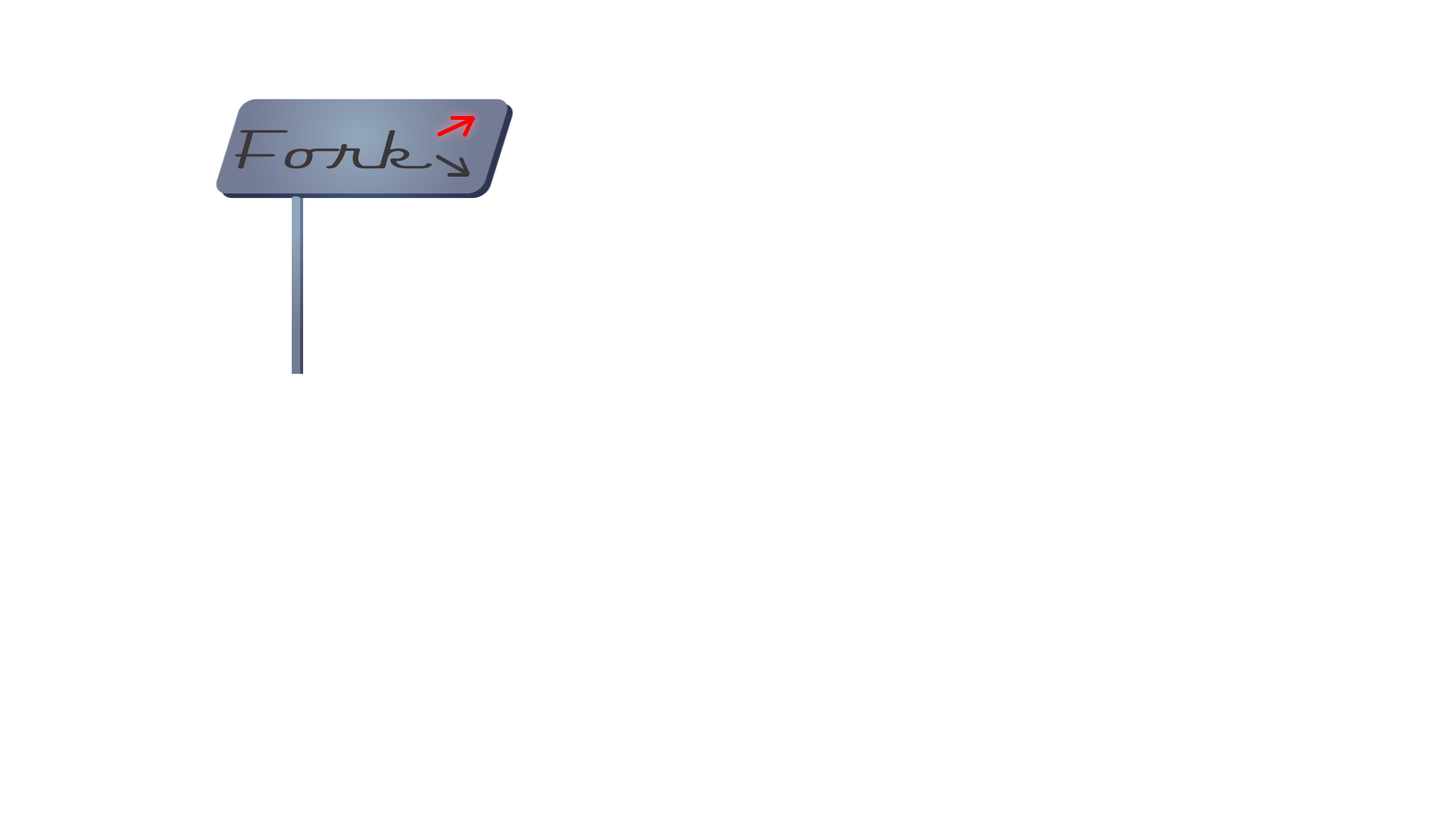
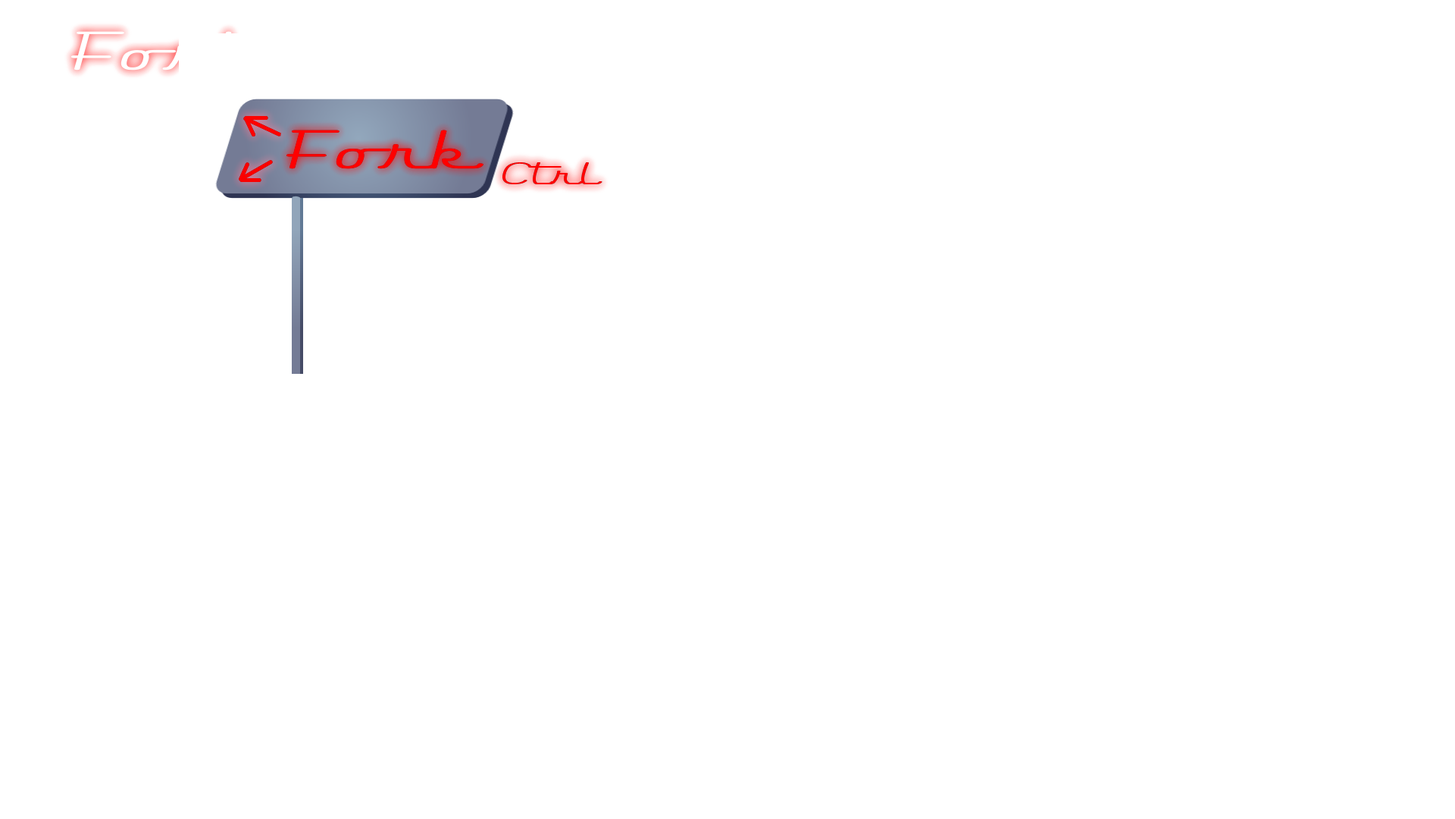
Layers edited between the first and the second 1455x819 image:
painted on "up arrow red" over bbox(231, 107, 534, 193)
moved "up arrow gray" above "down arrow red", painted on it over bbox(231, 107, 534, 193)
showed "down arrow red", painted on it over bbox(231, 107, 534, 193)
painted on "down arrow gray" over bbox(231, 107, 534, 193)
painted on "pole" over bbox(65, 22, 608, 193)
added group "Layer 23" with 2 layers above "Vector Layer 1" over bbox(231, 107, 539, 193)
moved "sign gray" into group "Layer 23", painted on it over bbox(231, 107, 534, 193)
moved "sign blue" into group "Layer 23", painted on it over bbox(231, 107, 539, 193)
